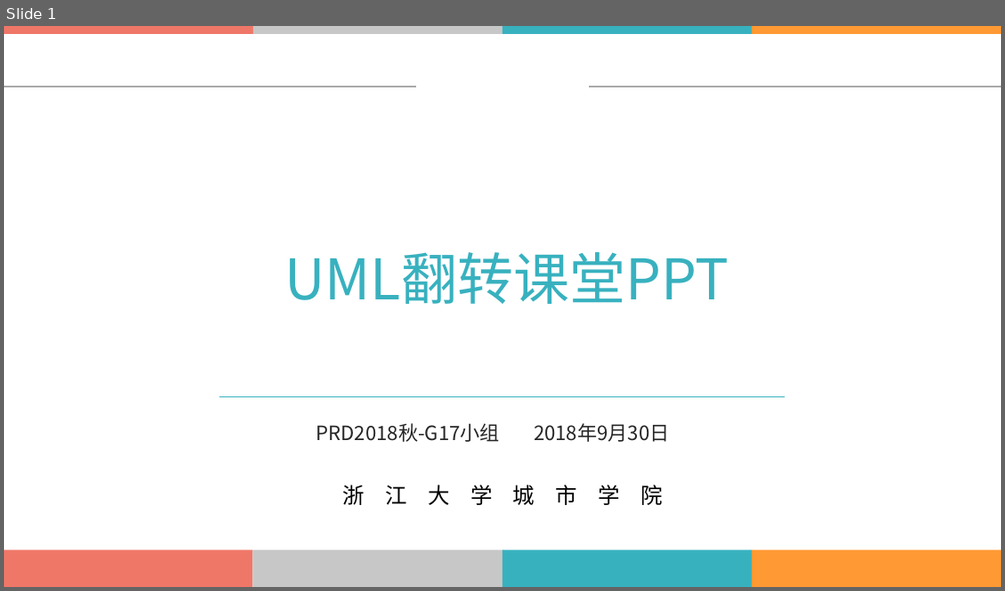
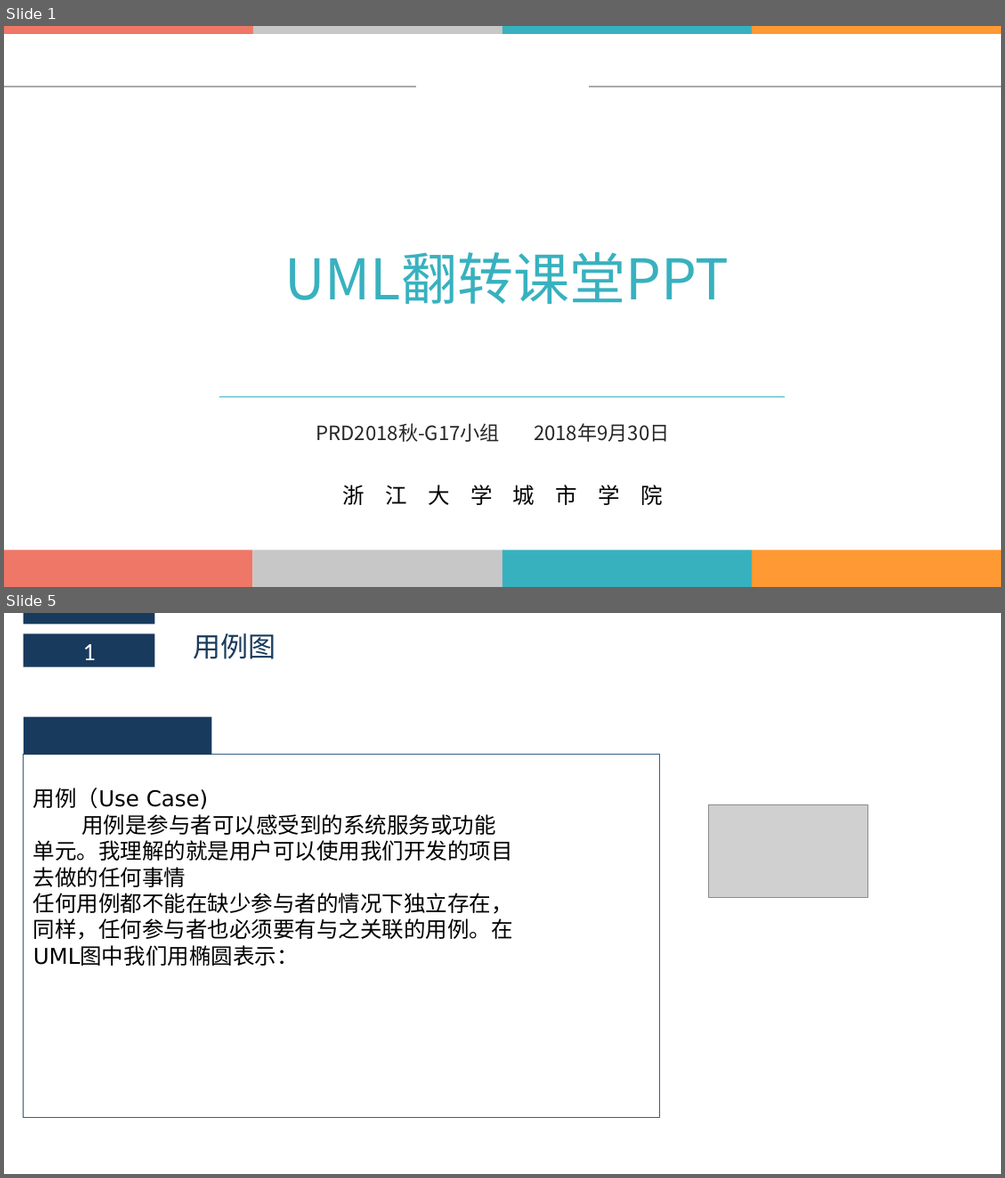
Before and after one commit to boboHh/AssistantTeaching, a slide deck: 非受控文档/01-江亮儒/PRD2018-G11-UML图.pptx. Shown one above the other, each under a label of ours: slide 1 before the commit, slides 1 and 5 after it; the slides between them are not shown. The pictures are 1005x591 and 1005x1178 pixels, drawn with LibreOffice and Linux fonts; fonts in the diff are those of the drawing; grey boxes stand for pictures; background and template pictures are left out. Boxes give left, top, right and bottom in pixels: in the first picture for what was removed or moved away, otherwise in the second. Text is boxed around its words. In the diff, an @@ line names an element or a change of style, - is before the commit and + after.

Commit message:
上传UML图PPT的初步编写

```diff
--- a/非受控文档/01-江亮儒/PRD2018-G11-UML图.pptx
+++ b/非受控文档/01-江亮儒/PRD2018-G11-UML图.pptx
@@ slide 5 added at [4,613,1001,1174], background #FFFFFF @@
@@ rectangle added at [24,613,155,625], fill #183A5D @@
@@ rectangle added at [24,634,155,666], fill #183A5D, 24 pt, text #FFFFFF @@
+1
@@ text added at [194,633,276,659], 26.6 pt, text #183A5D @@
+用例图
@@ rectangle added at [24,717,212,755], fill #183A5D @@
@@ rectangle added at [24,755,659,1118], outline #346182 1 pt @@
@@ text added at [33,787,513,965], 21 pt, text #000000 @@
+用例（Use Case)
+用例是参与者可以感受到的系统服务或功能单元。我理解的就是用户可以使用我们开发的项目去做的任何事情
+任何用例都不能在缺少参与者的情况下独立存在，同样，任何参与者也必须要有与之关联的用例。在UML图中我们用椭圆表示：
@@ picture added at [708,805,868,898] @@
```
Also in this commit, not shown: 2 slides changed, 21 other slides added, 15 slides removed, 1 other file.
